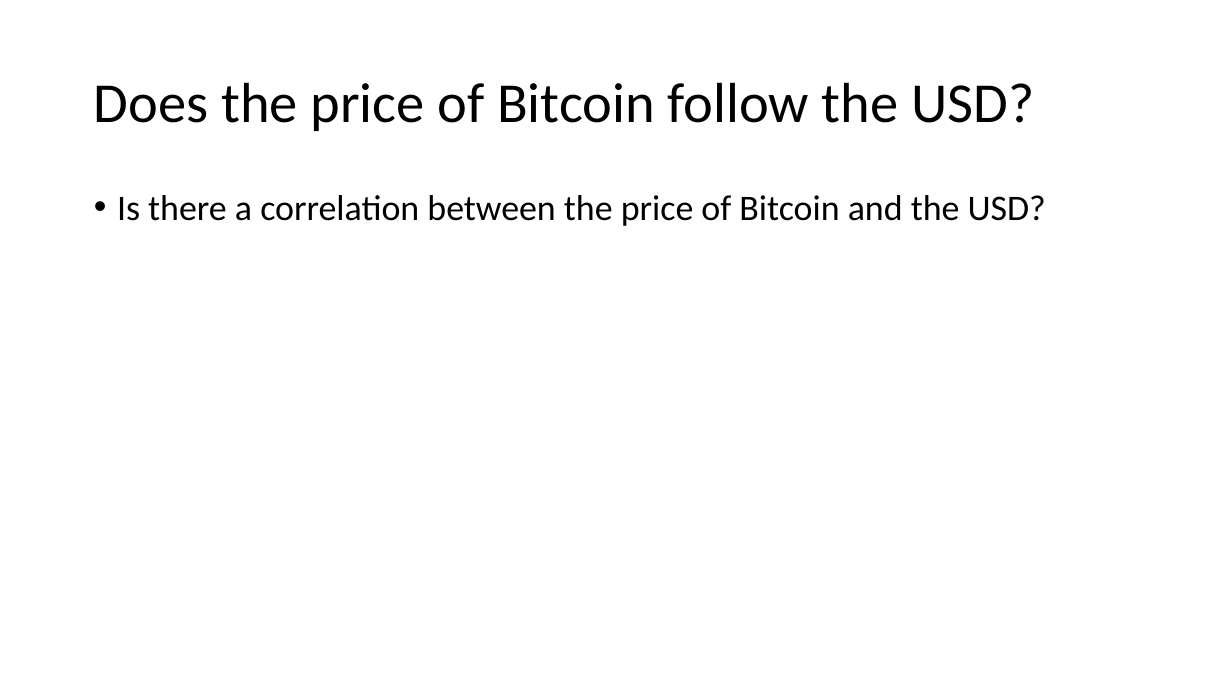
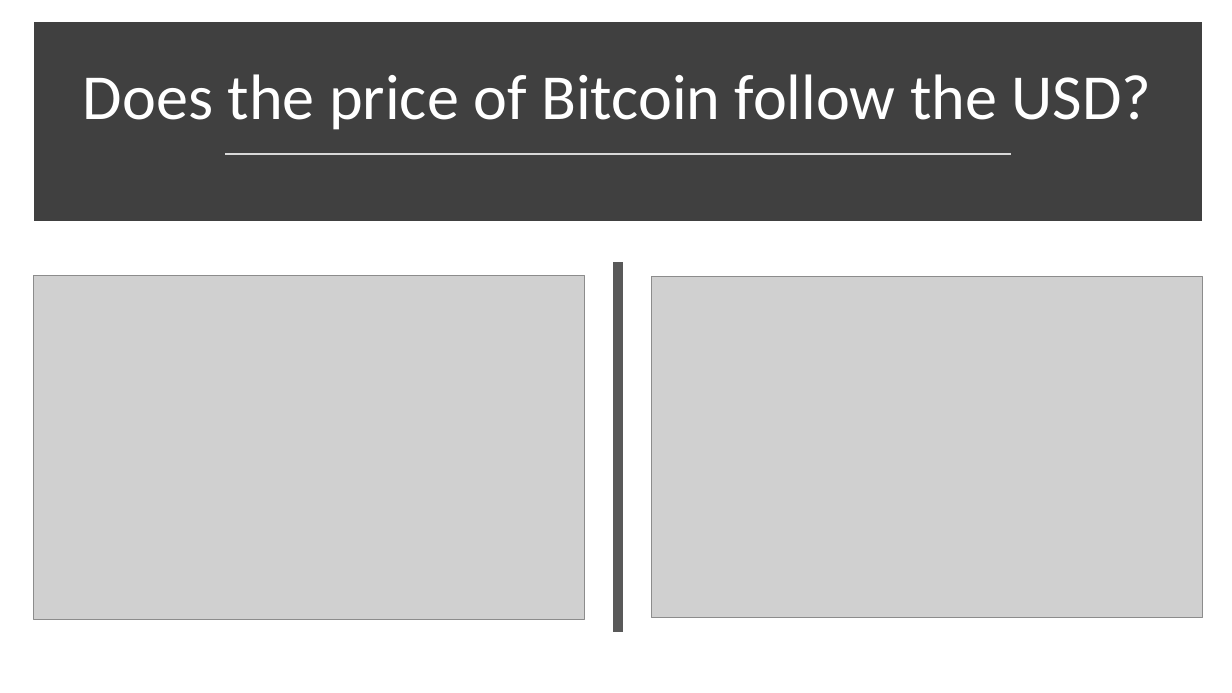
Before and after one commit to sarahheavner/Project1, a slide deck: slide 10 of Cryptocurrency_Presentation.pptx (slide 6 before the commit). Drawn at 1232x693 pixels with LibreOffice and Linux fonts; fonts in the diff are those of the drawing; grey boxes stand for pictures. Boxes give left, top, right and bottom in pixels: in the first picture for what was removed or moved away, otherwise in the second. Text is boxed around its words. In the diff, an @@ line names an element or a change of style, - is before the commit and + after.

```diff
--- a/Cryptocurrency_Presentation.pptx
+++ b/Cryptocurrency_Presentation.pptx
@@ rectangle added at box(40, 29, 1196, 215), fill #404040, outline #404040 10 pt @@
@@ title "Does the price of Bitcoin ...": place and size @@
-title "Does the price of Bitcoin ..." at box(94, 82, 1034, 131)
+title "Does the price of Bitcoin ..." at box(83, 74, 1152, 130)
@@ title "Does the price of Bitcoin ..." at box(83, 74, 1152, 130): size 44 to 50 pt, text colour #000000 to #FFFFFF; alignment left to centre; vertical alignment middle to bottom @@
@@ line added from (226, 153) to (1011, 153), #D9D9D9 1.75 pt @@
@@ text removed at box(117, 195, 1046, 226) @@
-• Is there a correlation between the price of Bitcoin and the USD?
@@ line added from (618, 262) to (618, 632), #595959 8 pt @@
@@ picture added at box(33, 275, 585, 620) @@
@@ picture added at box(652, 277, 1203, 617) @@
```
Also in this commit, not shown: 3 other slides changed, 4 slides added, 1 other file.
